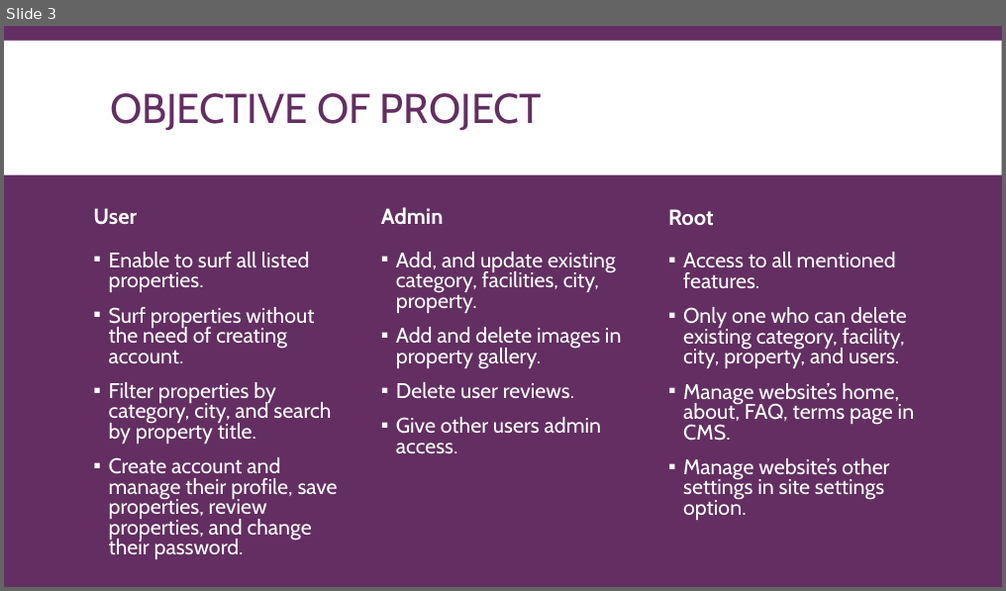
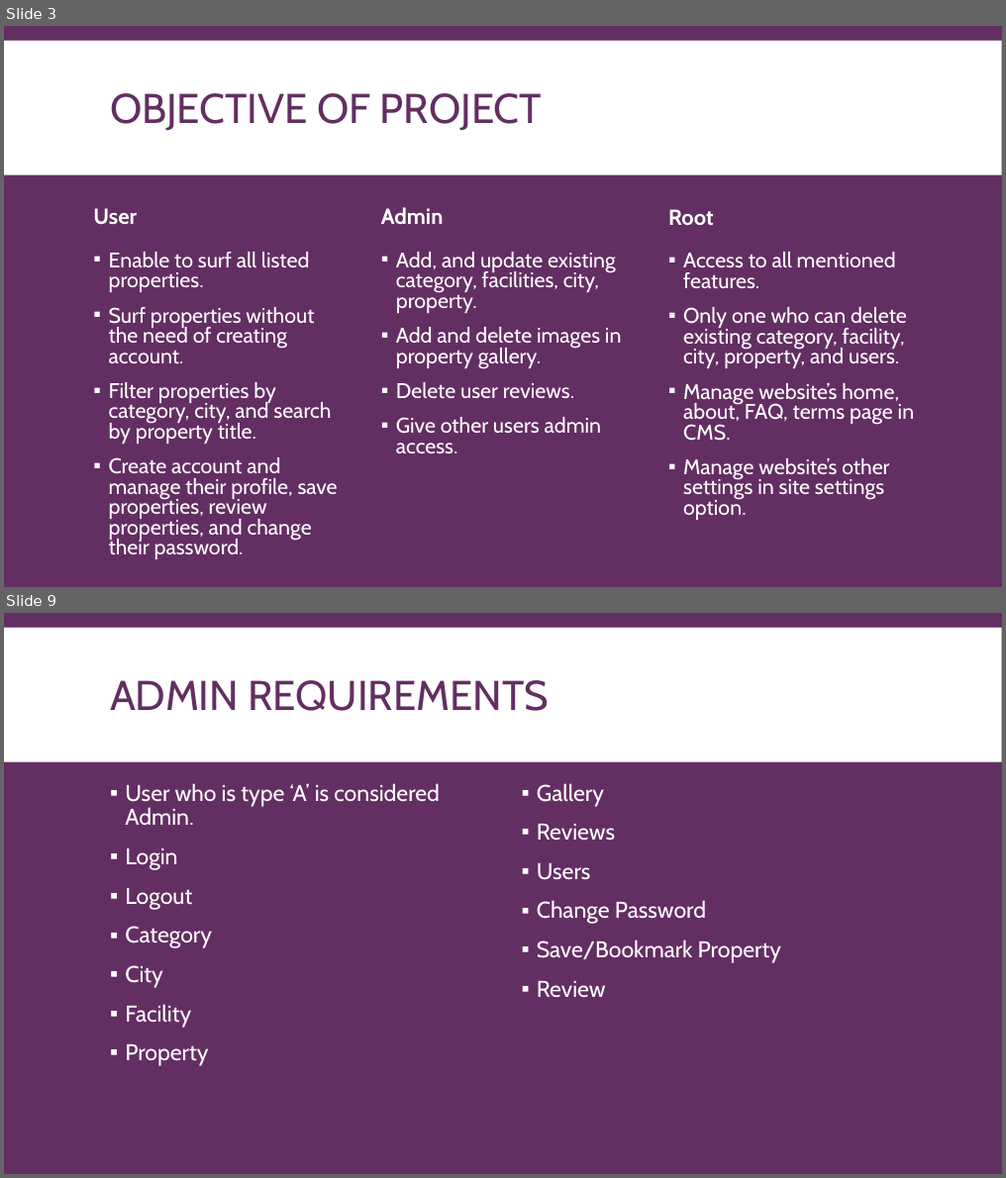
Before and after one commit to smartdev5050/Real_Estate_Site, a slide deck: Documentation/DocumentationPresentation.pptx. Shown one above the other, each under a label of ours: slide 3 before the commit, slides 3 and 9 after it; the slides between them are not shown. The pictures are 1006x591 and 1006x1178 pixels, drawn with LibreOffice and Linux fonts; fonts in the diff are those of the drawing. Boxes give left, top, right and bottom in pixels: in the first picture for what was removed or moved away, otherwise in the second. Text is boxed around its words. In the diff, an @@ line names an element or a change of style, - is before the commit and + after.

```diff
--- a/Documentation/DocumentationPresentation.pptx
+++ b/Documentation/DocumentationPresentation.pptx
@@ slide 9 added at [4,613,1002,1174], background #632E62; not listed: 1 template element that a slide beside it also shows @@
@@ title added at [110,680,548,711], 40 pt, text #632E62 @@
+ADMIN REQUIREMENTS
@@ text added at [125,783,440,1066], 22 pt, text #FFFFFF @@
+▪ User who is type ‘A’ is considered Admin.
+▪ Login
+▪ Logout
+▪ Category
+▪ City
+▪ Facility
+▪ Property
@@ text added at [537,783,781,997], 22 pt, text #FFFFFF @@
+▪ Gallery
+▪ Reviews
+▪ Users
+▪ Change Password
+▪ Save/Bookmark Property
+▪ Review
```
Also in this commit, not shown: 1 slide changed, 6 other slides added, 2 other files.
